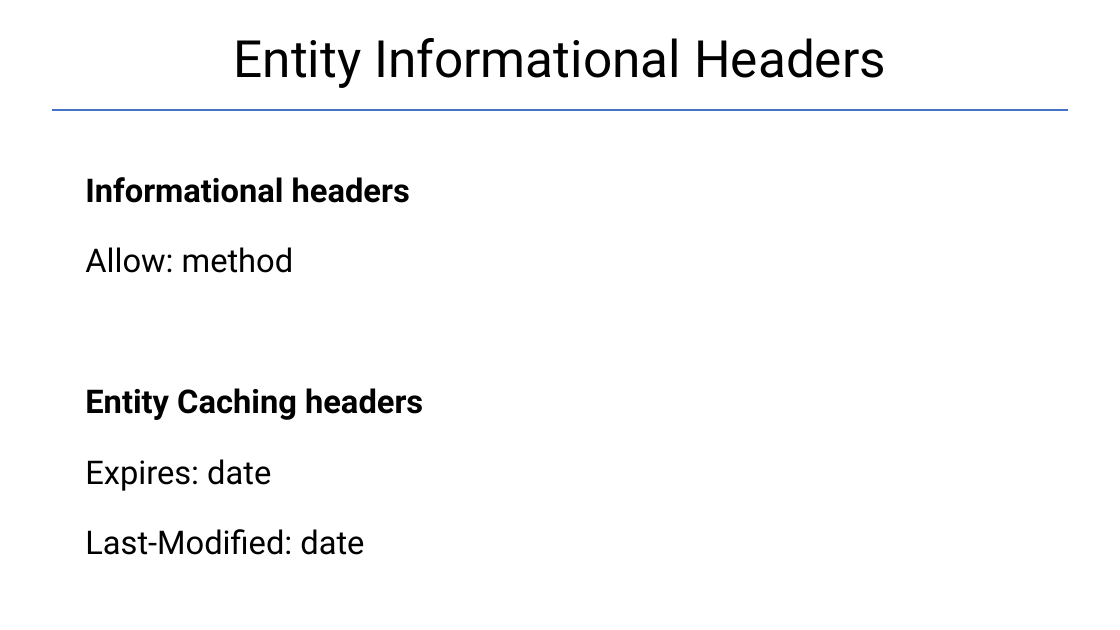
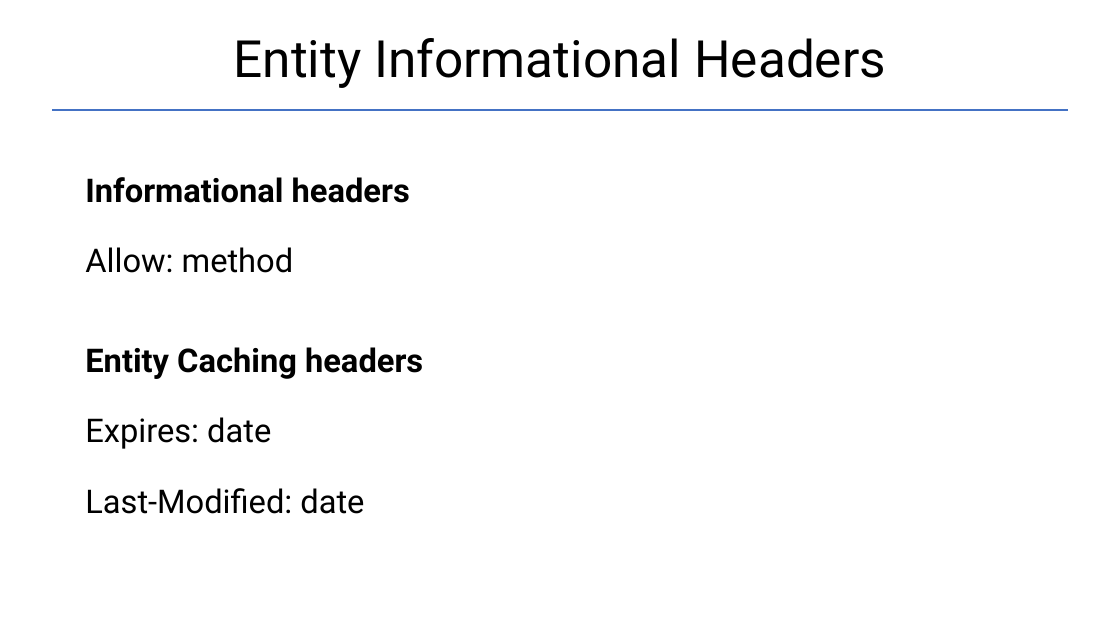
Before and after one commit to Garnik94/Levelup_presentations, a slide deck: slide 26 of Http/Http_presentation.pptx. Drawn at 1120x630 pixels with LibreOffice and Linux fonts; fonts in the diff are those of the drawing. Boxes give left, top, right and bottom in pixels: in the first picture for what was removed or moved away, otherwise in the second. Text is boxed around its words. In the diff, an @@ line names an element or a change of style, - is before the commit and + after.

```diff
--- a/Http/Http_presentation.pptx
+++ b/Http/Http_presentation.pptx
@@ text added at box(85, 347, 423, 514), 28 pt, text #000000 @@
+Entity Caching headers
+Expires: date
+Last-Modified: date
@@ text at box(85, 388, 423, 555): paragraphs removed @@
-Entity Caching headers
-Expires: date
-Last-Modified: date
```
Also in this commit, not shown: 4 other slides changed, 1 other file.
